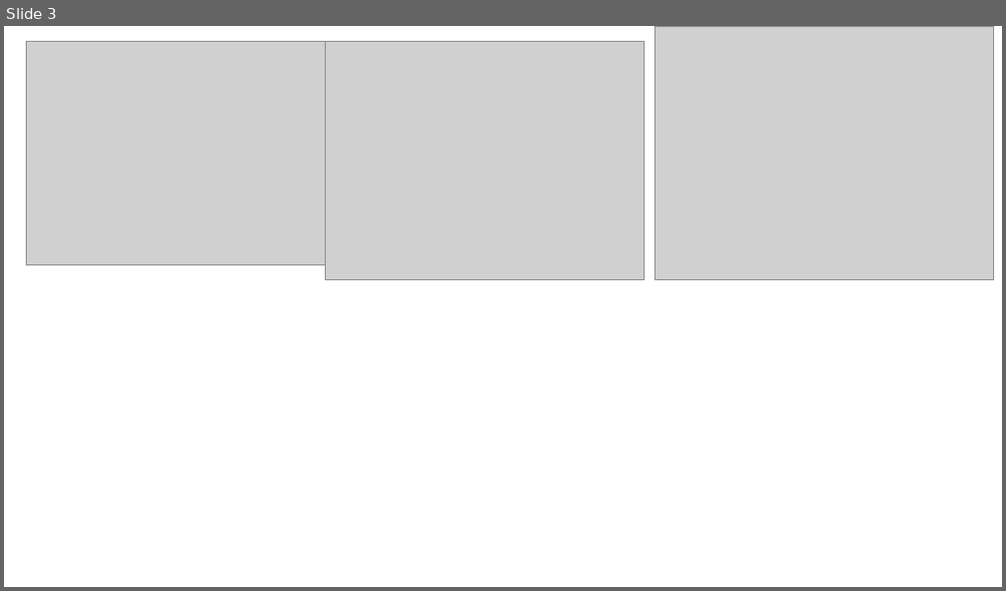
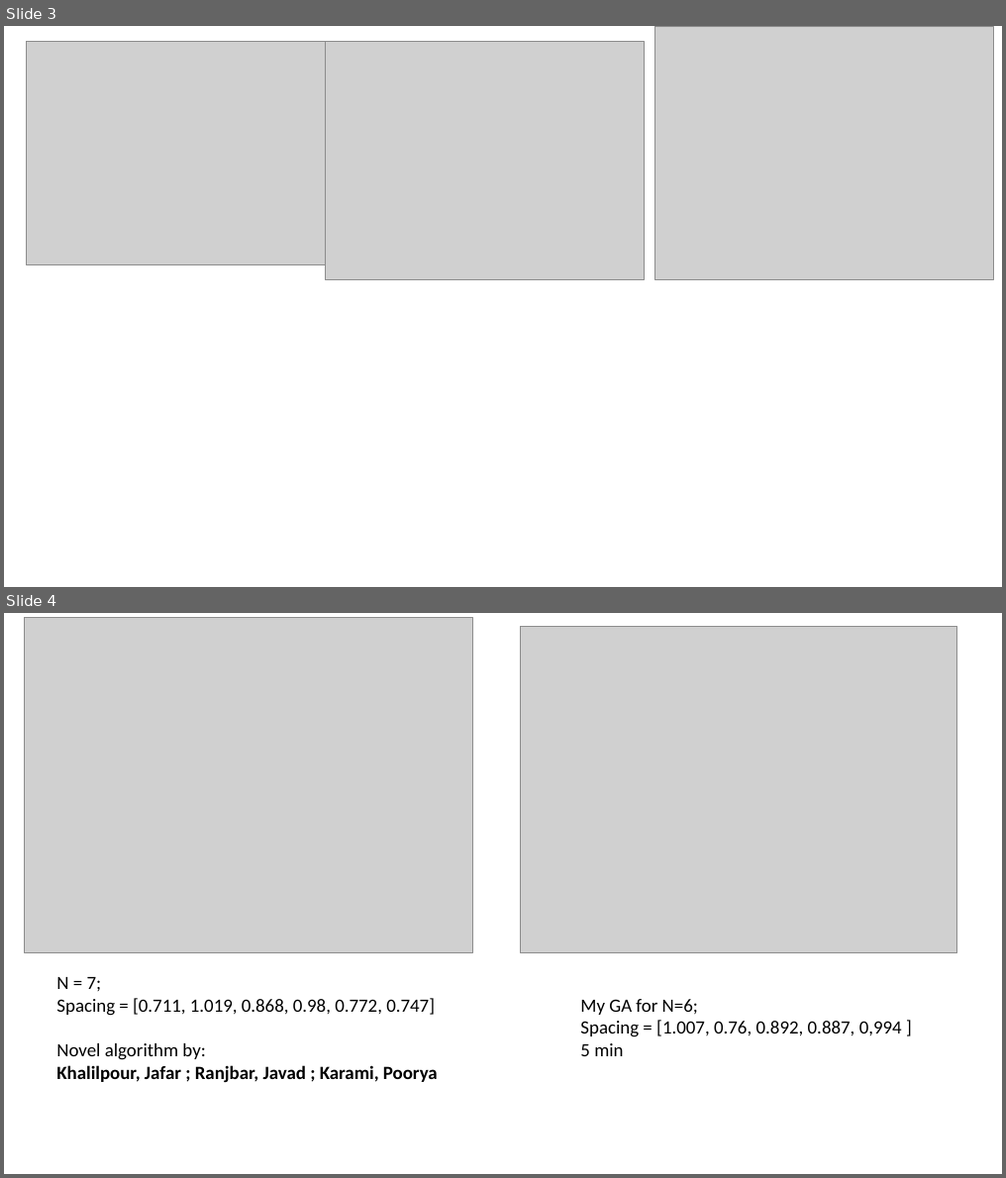
Before and after one commit to WaltDeyzel/thesis-2021, a slide deck: matlab/fourier/Presentation1.pptx. Shown one above the other, each under a label of ours: slide 3 before the commit, slides 3 and 4 after it. The pictures are 1006x591 and 1006x1178 pixels, drawn with LibreOffice and Linux fonts; fonts in the diff are those of the drawing; grey boxes stand for pictures. Boxes give left, top, right and bottom in pixels: in the first picture for what was removed or moved away, otherwise in the second. Text is boxed around its words. In the diff, an @@ line names an element or a change of style, - is before the commit and + after.

```diff
--- a/matlab/fourier/Presentation1.pptx
+++ b/matlab/fourier/Presentation1.pptx
@@ slide 4 added at (4, 613, 1002, 1174), background #FFFFFF @@
@@ picture added at (25, 618, 472, 954) @@
@@ picture added at (521, 626, 957, 954) @@
@@ text added at (56, 977, 438, 1083), 18 pt, text #000000 @@
+N = 7;
+Spacing = [0.711, 1.019, 0.868, 0.98, 0.772, 0.747]
+Novel algorithm by:
+Khalilpour, Jafar ; Ranjbar, Javad ; Karami, Poorya
@@ text added at (580, 999, 902, 1057), 18 pt, text #000000 @@
+My GA for N=6;
+Spacing = [1.007, 0.76, 0.892, 0.887, 0,994 ]
+5 min
```
Also in this commit, not shown: 1 slide changed, 1 other slide added, 17 other files.
